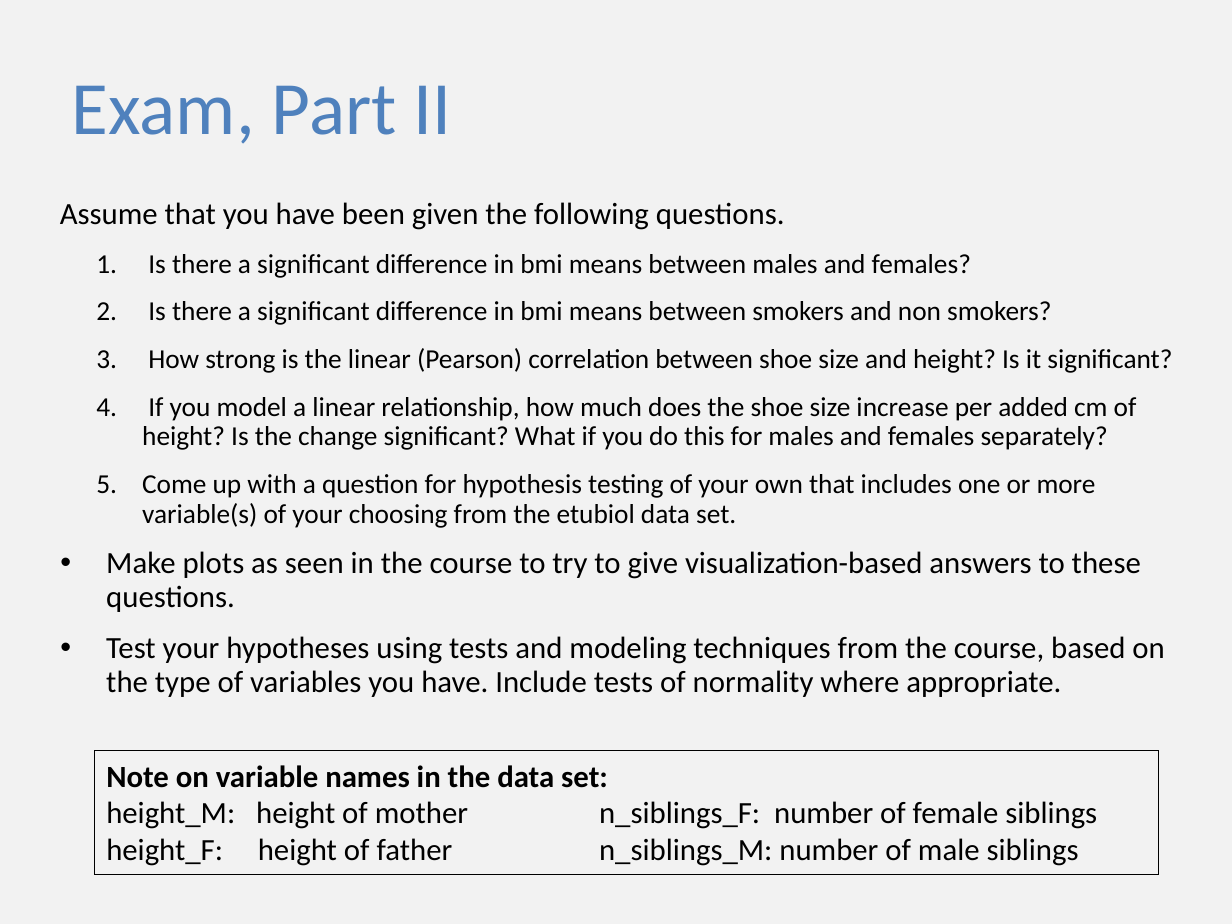
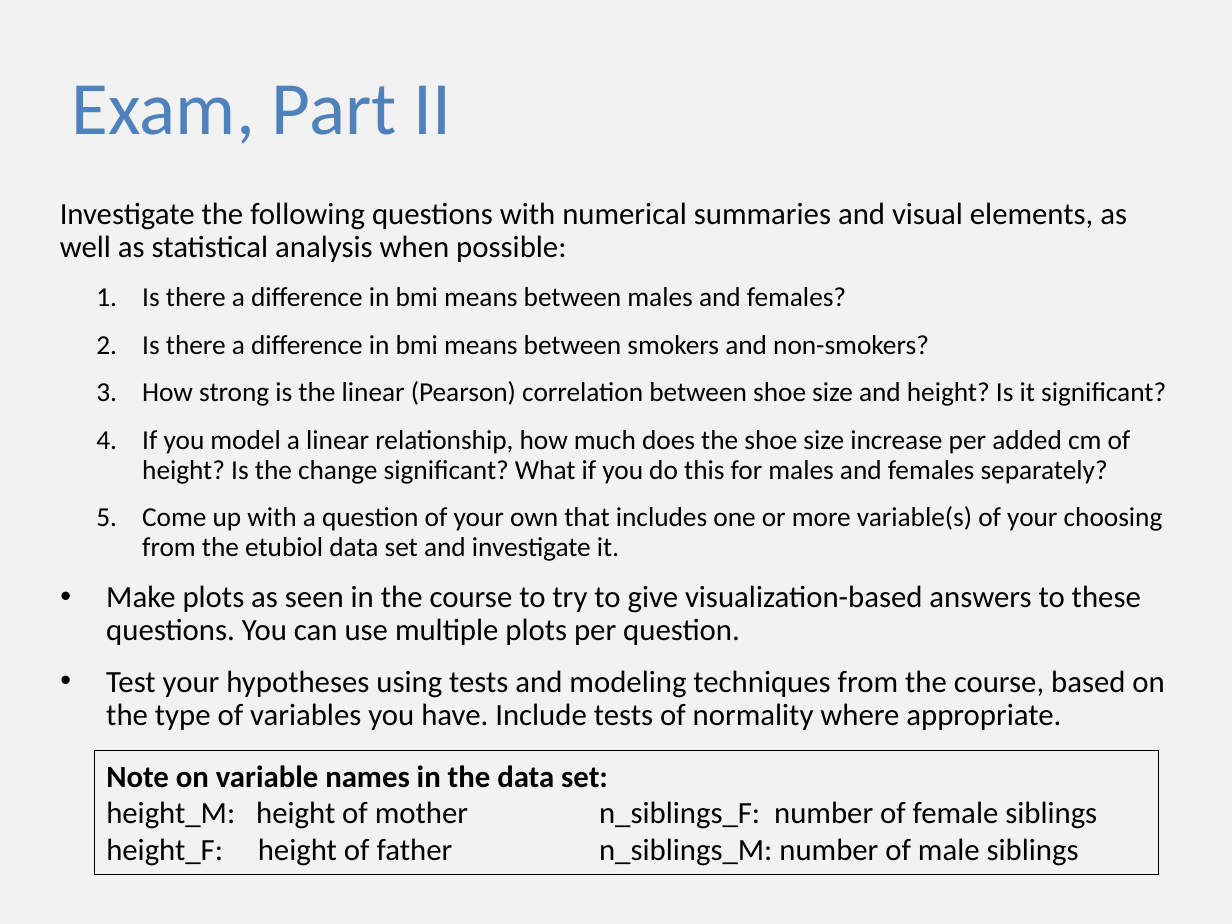
Before and after one commit to sib-swiss/first-steps-with-R-training, a slide deck: slide 3 of assets/pptx/exam_R.pptx. Drawn at 1232x924 pixels with LibreOffice and Linux fonts; fonts in the diff are those of the drawing. Boxes give left, top, right and bottom in pixels: in the first picture for what was removed or moved away, otherwise in the second. Text is boxed around its words. In the diff, an @@ line names an element or a change of style, - is before the commit and + after.

Commit message:
pre-course small odif

```diff
--- a/assets/pptx/exam_R.pptx
+++ b/assets/pptx/exam_R.pptx
@@ text at [60,202,1127,355]: text changed; size 16 to 18 pt @@
-Assume that you have been given the following questions.
-  1. Is there a significant difference in bmi means between males and females?
-  2. Is there a significant difference in bmi means between smokers and non smokers?
+Investigate the following questions with numerical summaries and visual elements, as well as statistical analysis when possible:
+  1. Is there a difference in bmi means between males and females?
+  2. Is there a difference in bmi means between smokers and non-smokers?
@@ text at [106,506,1163,645]: text changed; size 16 to 18 pt @@
-  5. Come up with a question for hypothesis testing of your own that includes one or more variable(s) of your choosing from the etubiol data set.
-• Make plots as seen in the course to try to give visualization-based answers to these questions.
+  5. Come up with a question of your own that includes one or more variable(s) of your choosing from the etubiol data set and investigate it.
+• Make plots as seen in the course to try to give visualization-based answers to these questions. You can use multiple plots per question.
```
Also in this commit, not shown: 2 other slides changed, 2 other files.
